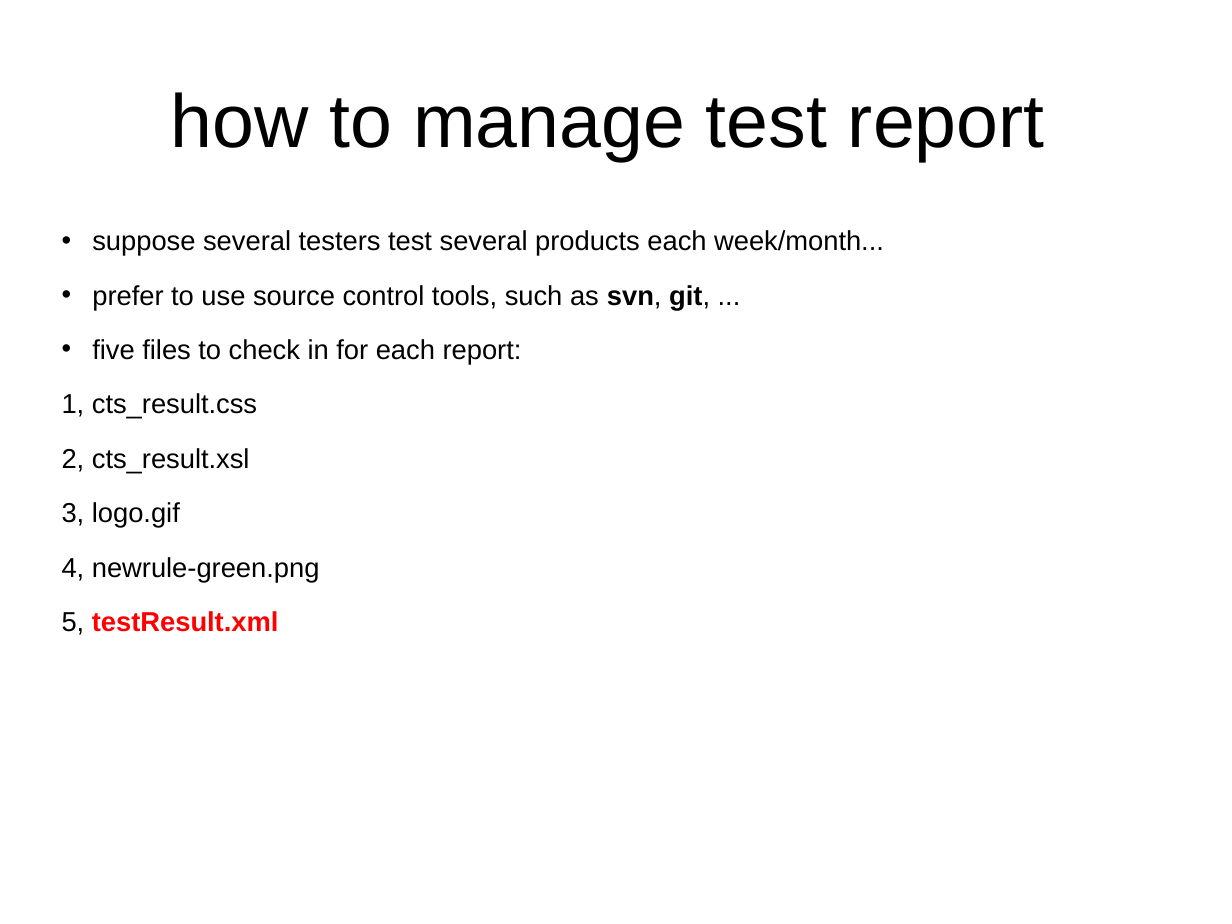
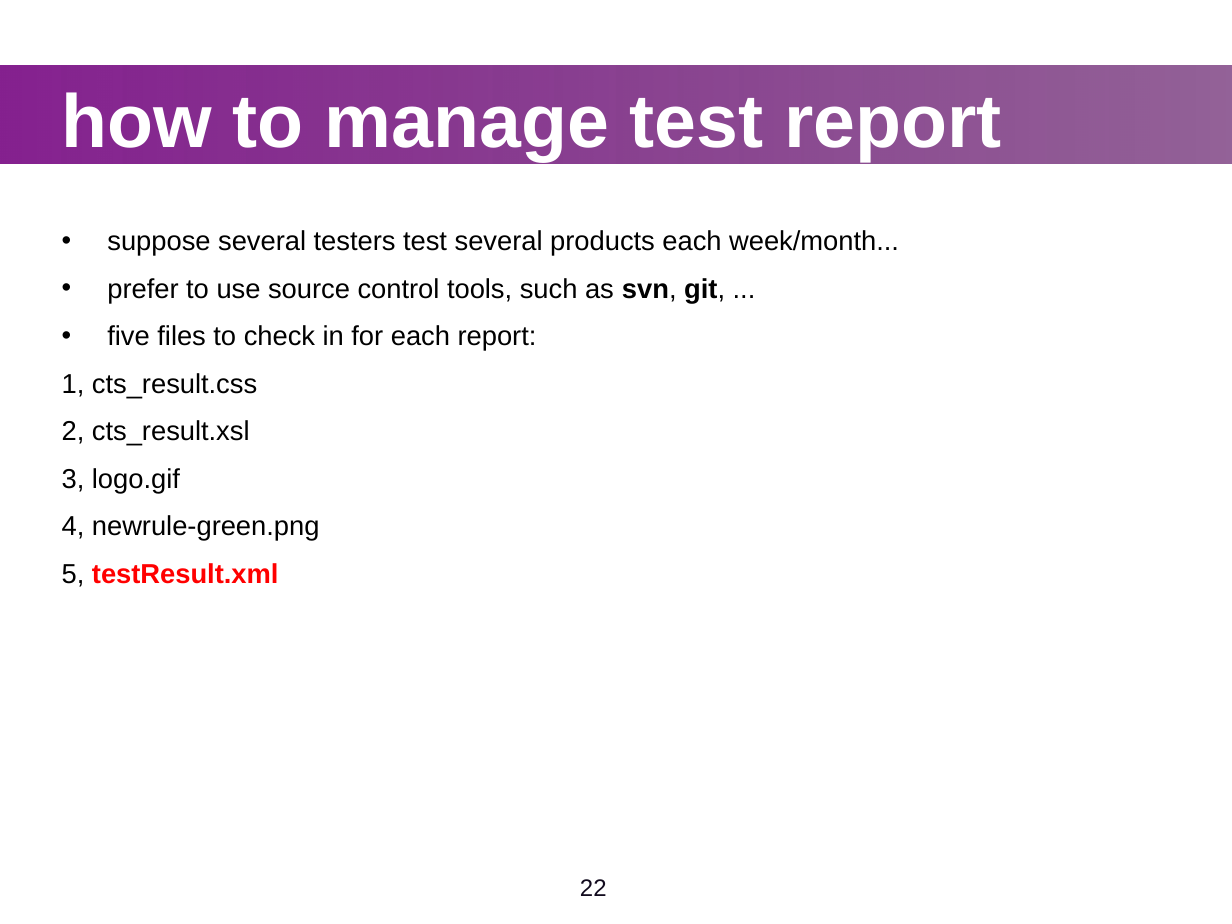
Before and after one commit to widerules/system-information, a slide deck: slide 22 of cts/CTS-training.ppt. Drawn at 1232x924 pixels with LibreOffice and Linux fonts; fonts in the diff are those of the drawing; background and template pictures are left out. Boxes give left, top, right and bottom in pixels: in the first picture for what was removed or moved away, otherwise in the second. Text is boxed around its words. In the diff, an @@ line names an element or a change of style, - is before the commit and + after.

Commit message:
jingtao: change style for all CTS slides

```diff
--- a/cts/CTS-training.ppt
+++ b/cts/CTS-training.ppt
@@ text "how to manage test report" at (62, 92, 1002, 161): text colour #000000 to #FFFFFF, bold on; alignment centre to left @@
@@ rectangle added at (0, 65, 1232, 163), fill gradient #85218F to #611868 @@
@@ text "suppose several testers test several ..." at (62, 230, 899, 587): indent changed; less space between paragraphs @@
@@ page number added at (580, 879, 607, 896), 14 pt, text #120B1E @@
+22
```
Also in this commit, not shown: 36 other slides changed, 2 slides added, 3 slides removed, 2 other files.
